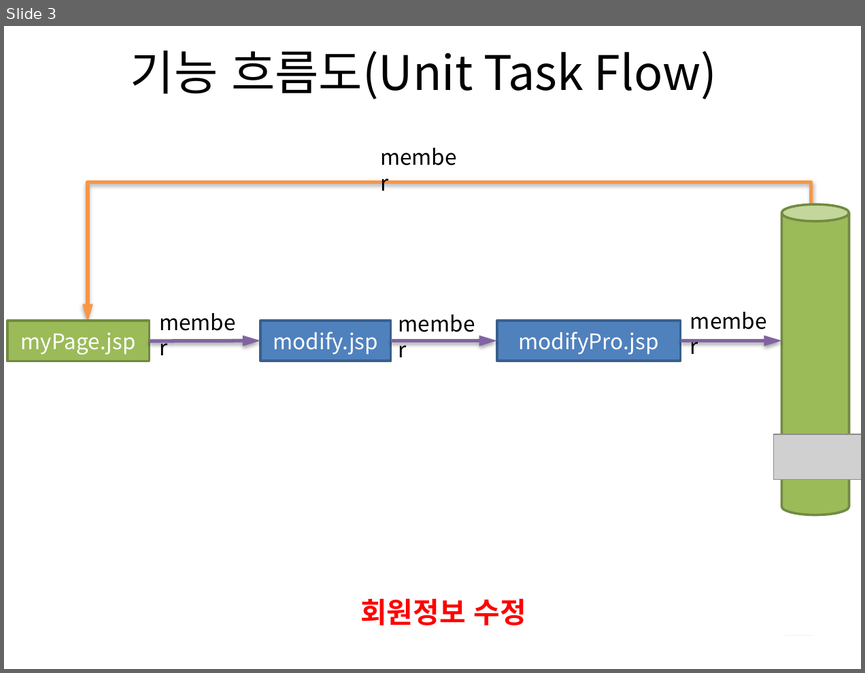
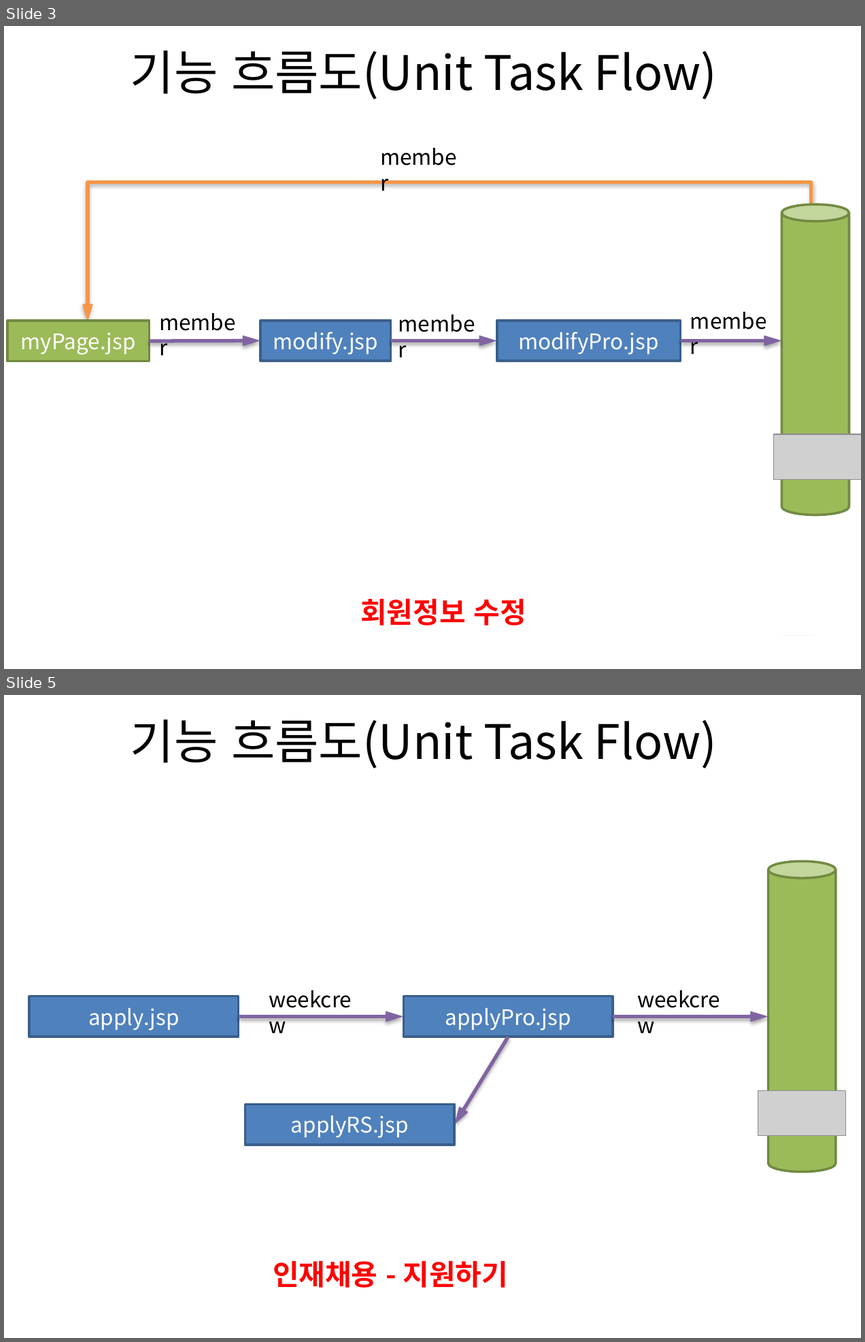
Before and after one commit to weekdevelopment/week01, a slide deck: unitTaskFlow.pptx. Shown one above the other, each under a label of ours: slide 3 before the commit, slides 3 and 5 after it; the slides between them are not shown. The pictures are 865x673 and 865x1342 pixels, drawn with LibreOffice and Linux fonts; fonts in the diff are those of the drawing; grey boxes stand for pictures. Boxes give left, top, right and bottom in pixels: in the first picture for what was removed or moved away, otherwise in the second. Text is boxed around its words. In the diff, an @@ line names an element or a change of style, - is before the commit and + after.

Commit message:
modify flow

```diff
--- a/unitTaskFlow.pptx
+++ b/unitTaskFlow.pptx
@@ slide 5 added at <box>4,695,861,1338</box>, background #FFFFFF @@
@@ text added at <box>130,719,717,768</box>, 40 pt, text #000000 @@
+기능 흐름도(Unit Task Flow)
@@ cylinder added at <box>768,861,836,1172</box>, fill #9BBB59, outline #738A42 2 pt @@
@@ rectangle added at <box>29,996,238,1036</box>, fill #4F81BD, outline #3A5F8C 2 pt, 18 pt, text #FFFFFF @@
+apply.jsp
@@ text added at <box>260,982,372,1016</box>, 18 pt, text #000000 @@
+weekcrew
@@ rectangle added at <box>403,996,613,1036</box>, fill #4F81BD, outline #3A5F8C 2 pt, 18 pt, text #FFFFFF @@
+applyPro.jsp
@@ text added at <box>629,982,740,1016</box>, 18 pt, text #000000 @@
+weekcrew
@@ arrow added from (239, 1016) to (403, 1016), #8064A2 3 pt @@
@@ arrow added from (613, 1016) to (768, 1016), #8064A2 3 pt @@
@@ arrow added from (508, 1037) to (455, 1124), #8064A2 3 pt @@
@@ picture added at <box>758,1090,845,1136</box> @@
@@ rectangle added at <box>245,1104,454,1144</box>, fill #4F81BD, outline #3A5F8C 2 pt, 18 pt, text #FFFFFF @@
+applyRS.jsp
@@ text added at <box>273,1260,508,1287</box>, 24 pt, text #FF0000, bold @@
+인재채용 - 지원하기
```
Also in this commit, not shown: 1 slide changed, 2 other files.
